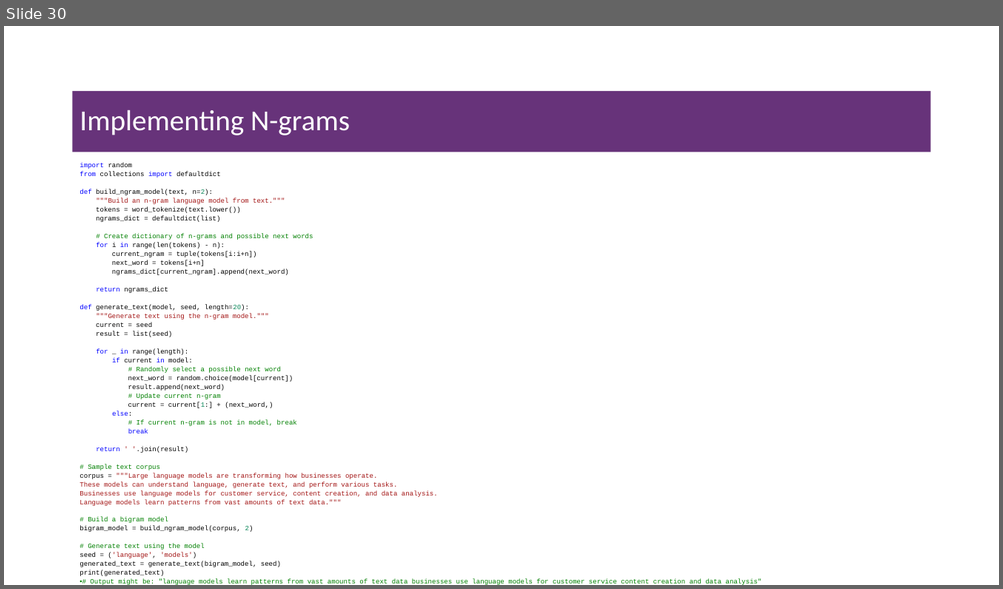
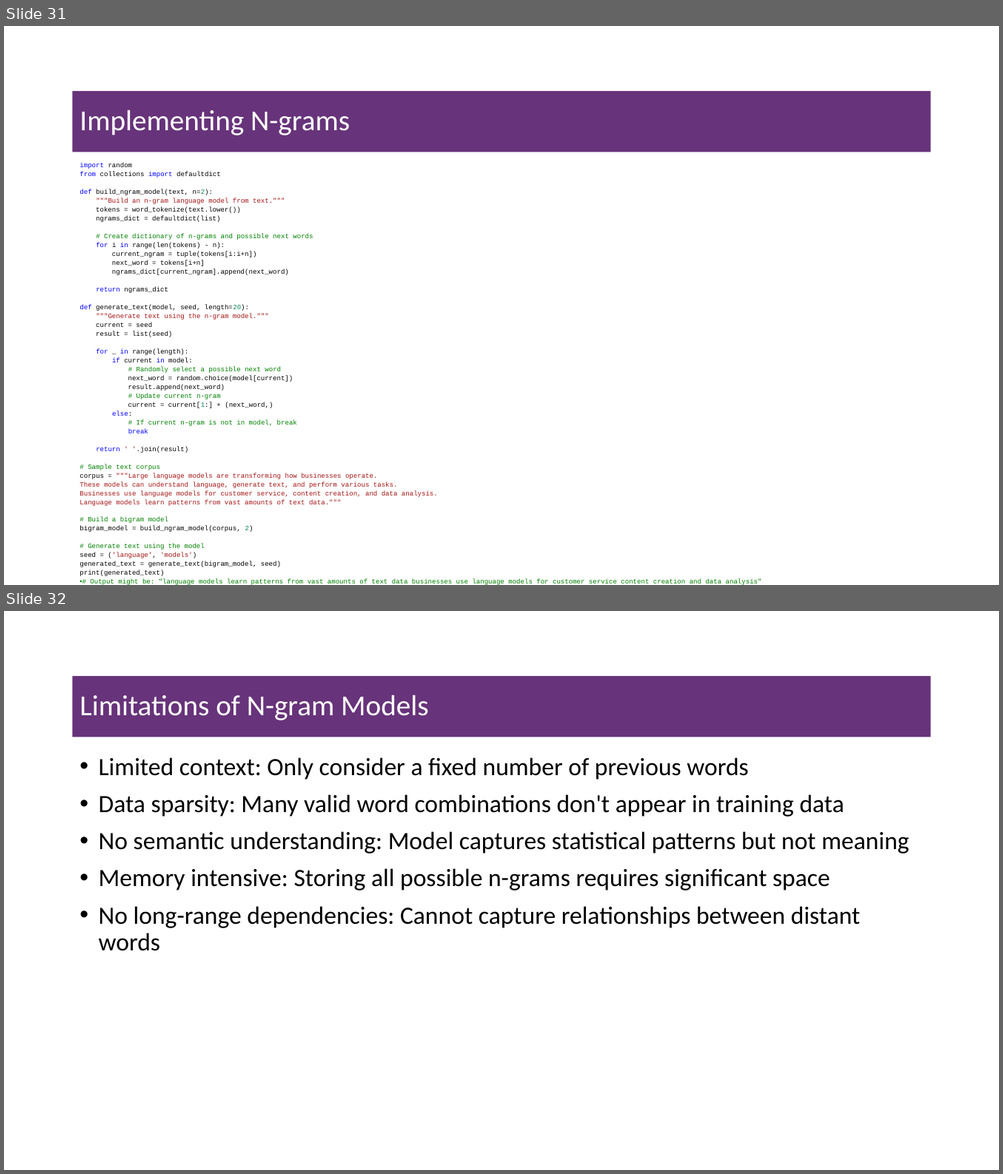
Before and after one commit to msfasha/307307-BI-Methods, a slide deck: 20242-NLP-LLM/lecture notes/Part 1 - Introduction to NLP/1-introduction to NLP.pptx. Shown one above the other, each under a label of ours: slide 30 before the commit, slides 31 and 32 after it. The pictures are 1003x589 and 1003x1174 pixels, drawn with LibreOffice and Linux fonts; fonts in the diff are those of the drawing; background and template pictures are left out. Boxes give left, top, right and bottom in pixels: in the first picture for what was removed or moved away, otherwise in the second. Text is boxed around its words. In the diff, an @@ line names an element or a change of style, - is before the commit and + after.

```diff
--- a/20242-NLP-LLM/lecture notes/Part 1 - Introduction to NLP/1-introduction to NLP.pptx
+++ b/20242-NLP-LLM/lecture notes/Part 1 - Introduction to NLP/1-introduction to NLP.pptx
@@ slide 32 added at [4,611,999,1170], background #FFFFFF @@
@@ title added at [73,676,930,737], fill #67337A, 28 pt, text #FFFFFF @@
+Limitations of N-gram Models
@@ text added at [99,758,908,951], 24 pt, text #000000 @@
+• Limited context: Only consider a fixed number of previous words
+• Data sparsity: Many valid word combinations don't appear in training data
+• No semantic understanding: Model captures statistical patterns but not meaning
+• Memory intensive: Storing all possible n-grams requires significant space
+• No long-range dependencies: Cannot capture relationships between distant words
@@ what was slide 30 is now slide 31 @@
```
Also in this commit, not shown: 2 slides changed, 2 other slides added, 4 other files.
